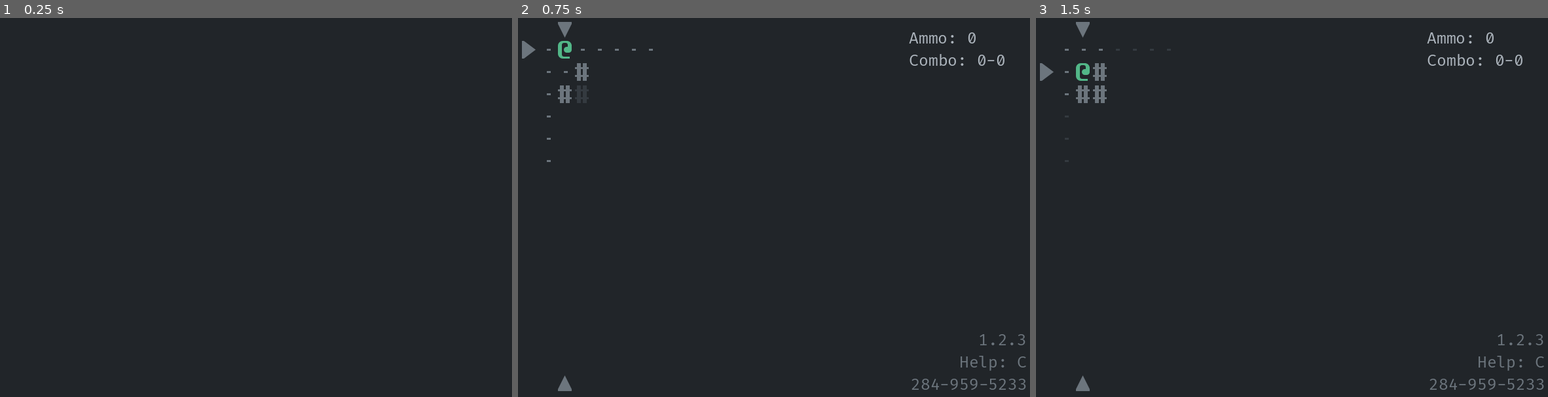
Above: before the commit, frames 1-3 (left to right).
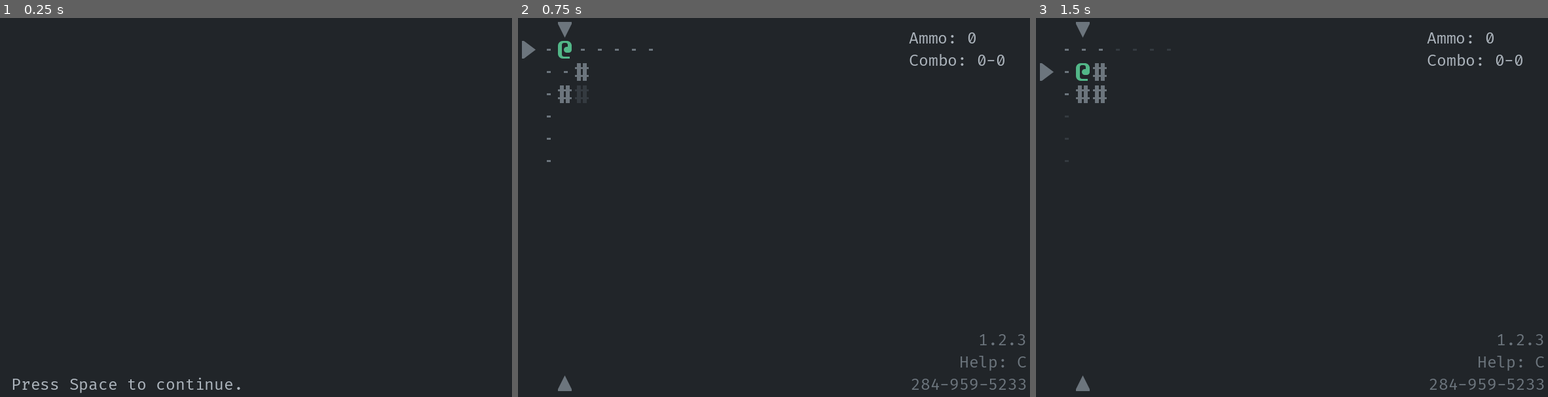
Above: after the commit, the same moments.

Repository: Bozar/godot-4-roguelike-demo
Game: Godot game, scene res://scene/main/main_game.tscn
Two runs of this game, one before a commit and one after it. Both use one fixed random seed, a clock stepped at 60 frames per second and the inputs below.
Inputs:
- Up to frame 1 (0.25 s): no input
- Up to frame 2 (0.75 s): tap Space (aim) at 0.5, 0.6 s; hold Right (move_right) from 0.53 s (still down)
- Up to frame 3 (1.5 s): tap Space (aim) at 1.25, 1.35 s; release Right (move_right) at 1.28 s; hold Down (move_down) from 1.28 s (still down)

The runs differ from the first frame. In frame 1, 0.4% of the frame differs, in the area x 2-47%, y 94-99%; in frame 2, nothing differs; in frame 3, nothing differs.

Commit message:
Add a splash screen.

Diff:
--- a/library/node_reference.gd
+++ b/library/node_reference.gd
@@ -12,6 +12,7 @@
 const GAME_PROGRESS: String = "GameProgress"
 const NEW_GAME: String = "NewGame"
 const INIT_WORLD: String = "InitWorld"
+const SPLASH_SCREEN: String = "SplashScreen"
 const FOOTNOTE_LABEL: String = "Sidebar/SidebarVBox/FootnoteLabel"
 const GAME_STATE_LABEL: String = "Sidebar/SidebarVBox/GameStateLabel"
 
@@ -62,7 +63,7 @@
 const SIGNAL_CONNECTIONS: Dictionary = {
     PLAYER_INPUT: {
         SIGNAL_ACTION_PRESSED: [
-            PC_ACTION, NEW_GAME,
+            PC_ACTION, NEW_GAME, SPLASH_SCREEN,
         ],
     },
     SPRITE_FACTORY: {
--- a/scene/main/main_game.tscn
+++ b/scene/main/main_game.tscn
@@ -18,6 +18,8 @@
 [ext_resource type="Script" path="res://scene/main/actor_action.gd" id="16_f0ejp"]
 [ext_resource type="Script" path="res://scene/main/game_progress.gd" id="17_f52dv"]
 [ext_resource type="Script" path="res://scene/main/new_game.gd" id="18_kub1o"]
+[ext_resource type="Script" path="res://scene/main/splash_screen.gd" id="19_wux3w"]
+[ext_resource type="Script" path="res://scene/main/welcome_label.gd" id="20_hkr0g"]
 
 [node name="MainRoot" type="Node2D"]
 script = ExtResource("1_ed0ep")
@@ -83,3 +85,21 @@
 
 [node name="NewGame" type="Node2D" parent="."]
 script = ExtResource("18_kub1o")
+
+[node name="SplashScreen" type="MarginContainer" parent="."]
+anchors_preset = 2
+anchor_top = 1.0
+anchor_bottom = 1.0
+offset_top = 560.0
+offset_right = 800.0
+offset_bottom = 600.0
+grow_vertical = 0
+theme = ExtResource("9_cjp20")
+theme_override_constants/margin_left = 20
+theme_override_constants/margin_right = 20
+theme_override_constants/margin_bottom = 20
+script = ExtResource("19_wux3w")
+
+[node name="WelcomeLabel" type="Label" parent="SplashScreen"]
+layout_mode = 2
+script = ExtResource("20_hkr0g")
--- a/scene/main/sidebar.gd
+++ b/scene/main/sidebar.gd
@@ -2,13 +2,18 @@
 extends CustomMarginContainer
 
 
-@onready var _ref_GameStateLabel: CustomLabel = $SidebarVBox/GameStateLabel
-@onready var _ref_FootnoteLabel: CustomLabel = $SidebarVBox/FootnoteLabel
+@onready var _ref_GameStateLabel: GameStateLabel = $SidebarVBox/GameStateLabel
+@onready var _ref_FootnoteLabel: FootnoteLabel = $SidebarVBox/FootnoteLabel
+
+
+func _ready() -> void:
+    visible = false
 
 
 func init_gui() -> void:
     _ref_GameStateLabel.init_label()
     _ref_FootnoteLabel.init_label()
+    visible = true
 
 
 func _on_Schedule_turn_started(sprite: Sprite2D) -> void:
@@ -17,6 +22,6 @@
 
 
 func _on_GameProgress_game_over(player_win: bool) -> void:
-    (_ref_GameStateLabel as GameStateLabel).game_over = true
-    (_ref_GameStateLabel as GameStateLabel).player_win = player_win
+    _ref_GameStateLabel.game_over = true
+    _ref_GameStateLabel.player_win = player_win
     _ref_GameStateLabel.update_label()
--- /dev/null
+++ b/scene/main/splash_screen.gd
@@ -0,0 +1,18 @@
+class_name SplashScreen
+extends CustomMarginContainer
+
+
+@onready var _ref_WelcomeLabel: WelcomeLabel = $WelcomeLabel
+
+
+func _ready() -> void:
+    init_gui()
+
+
+func init_gui() -> void:
+    _ref_WelcomeLabel.init_label()
+
+
+func _on_PlayerInput_action_pressed(input_tag: StringName) -> void:
+    if input_tag == InputTag.START_GAME:
+        visible = false
--- /dev/null
+++ b/scene/main/welcome_label.gd
@@ -0,0 +1,7 @@
+class_name WelcomeLabel
+extends CustomLabel
+
+
+func init_label() -> void:
+    _set_font_color(true)
+    text = "Press Space to continue."
Not shown: 1 places in scene/main/main_game.tscn that only renumber resources
